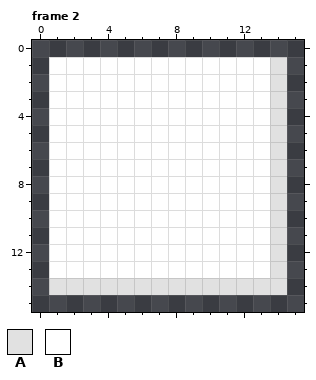
File history of a pixel-art file, 设计与资源/UI/ui_16x16.aseprite. The picture above is the old version.
16x16 pixels, 3 frames. Shown: frame 2. The commit also changed other frames, which this record leaves out.
Palette (. is transparent): A #e1e1e1  B #ffffff
Pixels before, frame 2, first column x 1:
 1 BBBBBBBBBBBBBA
 2 BBBBBBBBBBBBBA
 3 BBBBBBBBBBBBBA
 4 BBBBBBBBBBBBBA
 5 BBBBBBBBBBBBBA
 6 BBBBBBBBBBBBBA
 7 BBBBBBBBBBBBBA
 8 BBBBBBBBBBBBBA
 9 BBBBBBBBBBBBBA
10 BBBBBBBBBBBBBA
11 BBBBBBBBBBBBBA
12 BBBBBBBBBBBBBA
13 BBBBBBBBBBBBBA
14 AAAAAAAAAAAAAA
Once edited:
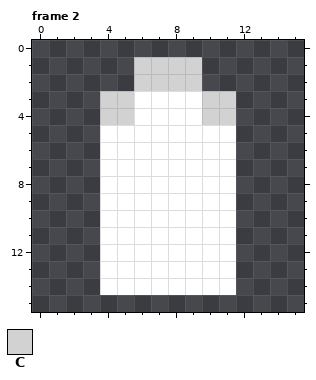
Colours new in this view: C #d2d2d2
Difference:
layer "board" now hidden
layer "slid" now shown
Changed rows in their new state; - is an unchanged pixel.
Frame 2:
first column x 1:
 1 .....CCCC.....
 2 .....CCCC.....
 3 ...CC----CC...
 4 ...CC----CC...
 5 ...--------...
 6 ...--------...
 7 ...--------...
 8 ...--------...
 9 ...--------...
10 ...--------...
11 ...--------...
12 ...--------...
13 ...--------...
14 ...BBBBBBBB...
Pixel boxes of the changes (left, top, right, bottom) in both pictures:
changed: (49, 57, 287, 295)
